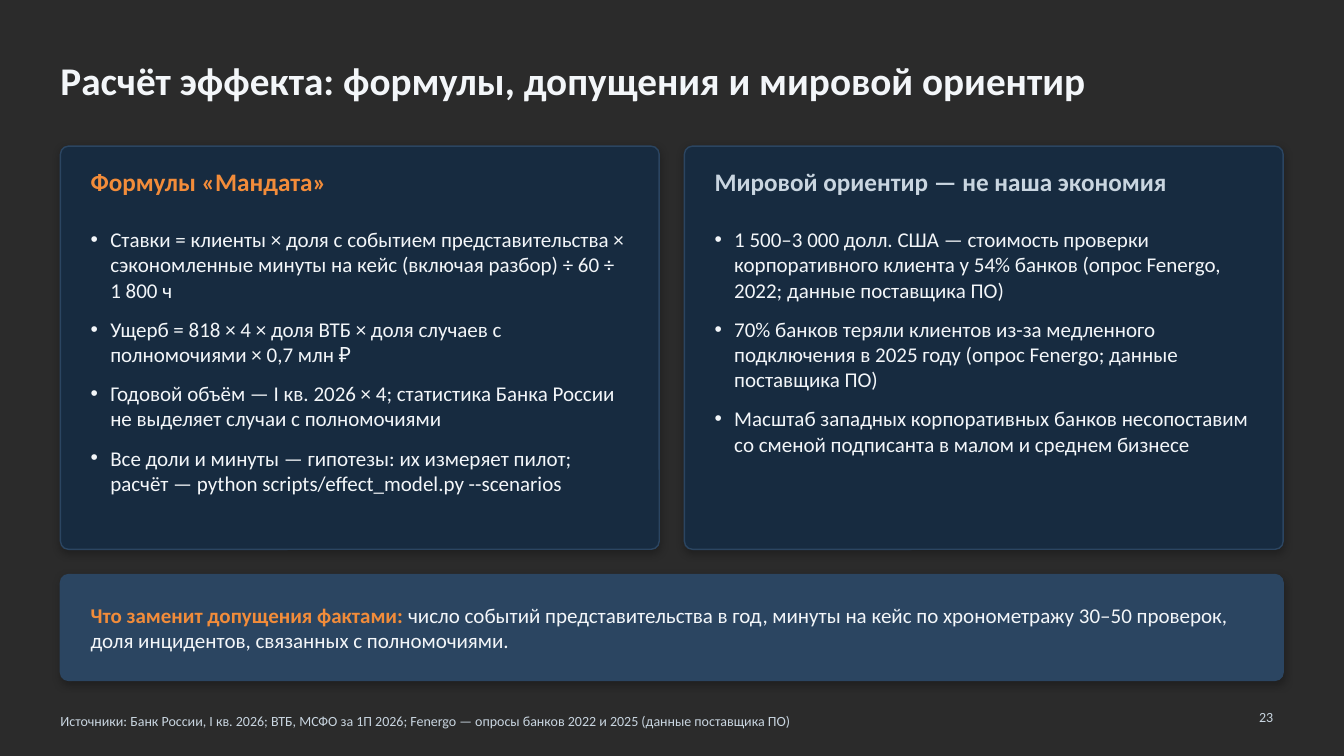
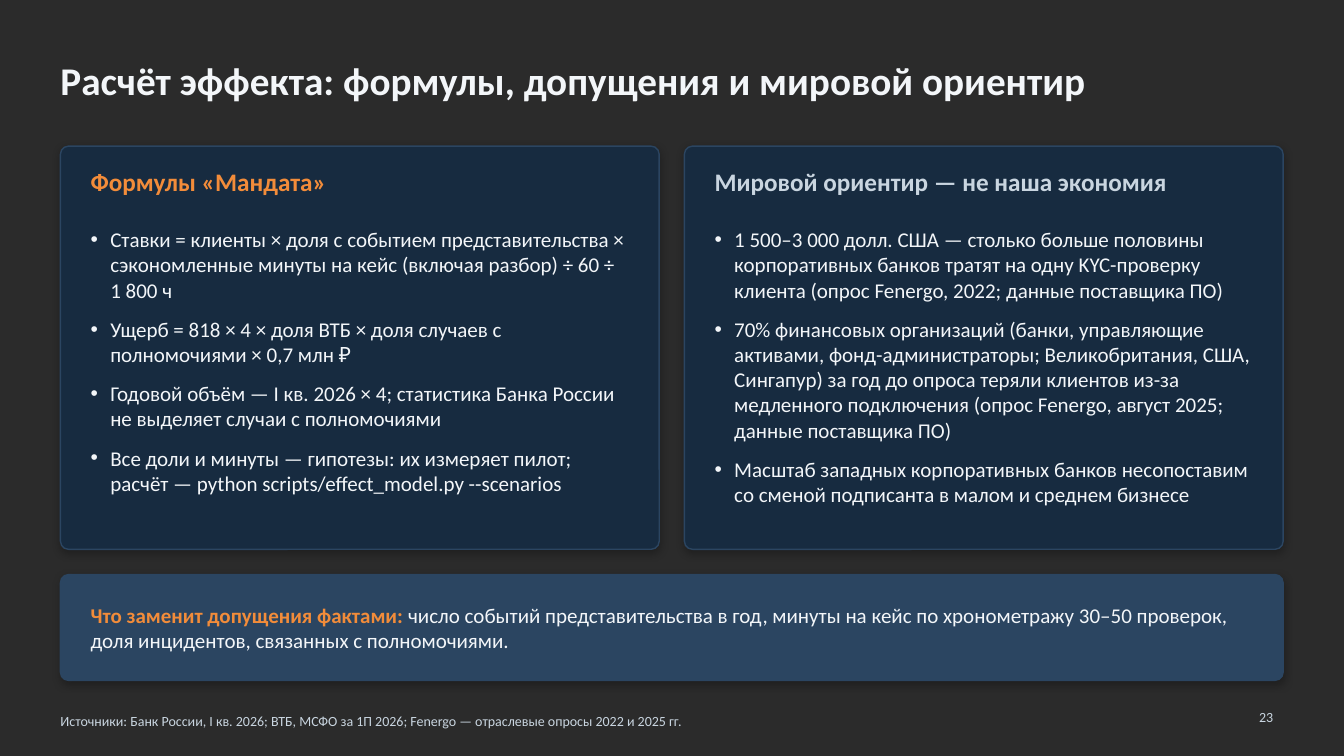
Before and after one commit to KonkovDV/Mandat, a slide deck: slide 23 of Mandat_VTB.pptx. Drawn at 1344x756 pixels with LibreOffice and Linux fonts; fonts in the diff are those of the drawing; background and template pictures are left out; a plain dark background stands for a picture behind light text. Boxes give left, top, right and bottom in pixels: in the first picture for what was removed or moved away, otherwise in the second. Text is boxed around its words. In the diff, an @@ line names an element or a change of style, - is before the commit and + after.

Commit message:
Deck: precise Fenergo wording on slide 23

```diff
--- a/Mandat_VTB.pptx
+++ b/Mandat_VTB.pptx
@@ text at [734,232,1250,442]: text changed @@
-• 1 500–3 000 долл. США — стоимость проверки корпоративного клиента у 54% банков (опрос Fenergo, 2022; данные поставщика ПО)
-• 70% банков теряли клиентов из-за медленного подключения в 2025 году (опрос Fenergo; данные поставщика ПО)
+• 1 500–3 000 долл. США — столько больше половины корпоративных банков тратят на одну KYC-проверку клиента (опрос Fenergo, 2022; данные поставщика ПО)
+• 70% финансовых организаций (банки, управляющие активами, фонд-администраторы; Великобритания, США, Сингапур) за год до опроса теряли клиентов из-за медленного подключения (опрос Fenergo, август 2025; данные поставщика ПО)
@@ text at [60,716,682,729]: text changed @@
-Источники: Банк России, I кв. 2026; ВТБ, МСФО за 1П 2026; Fenergo — опросы банков 2022 и 2025 (данные поставщика ПО)
+Источники: Банк России, I кв. 2026; ВТБ, МСФО за 1П 2026; Fenergo — отраслевые опросы 2022 и 2025 гг.
```
Also in this commit, not shown: 6 other slides changed, 1 other file.
